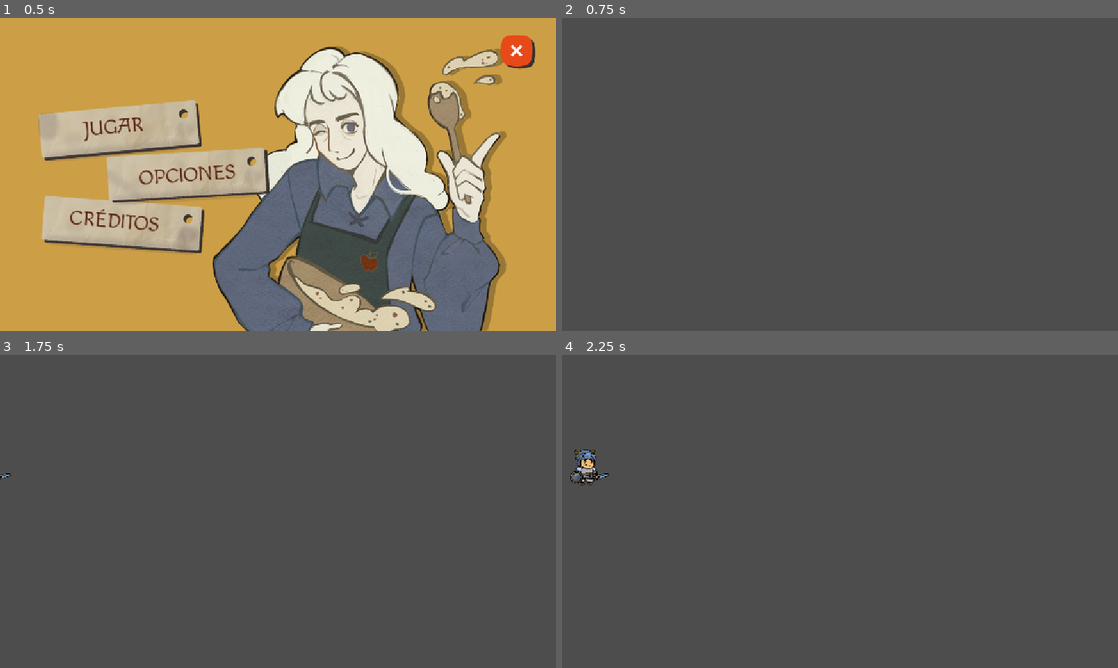
Above: before the commit, frames 1-4 (two rows, left to right).
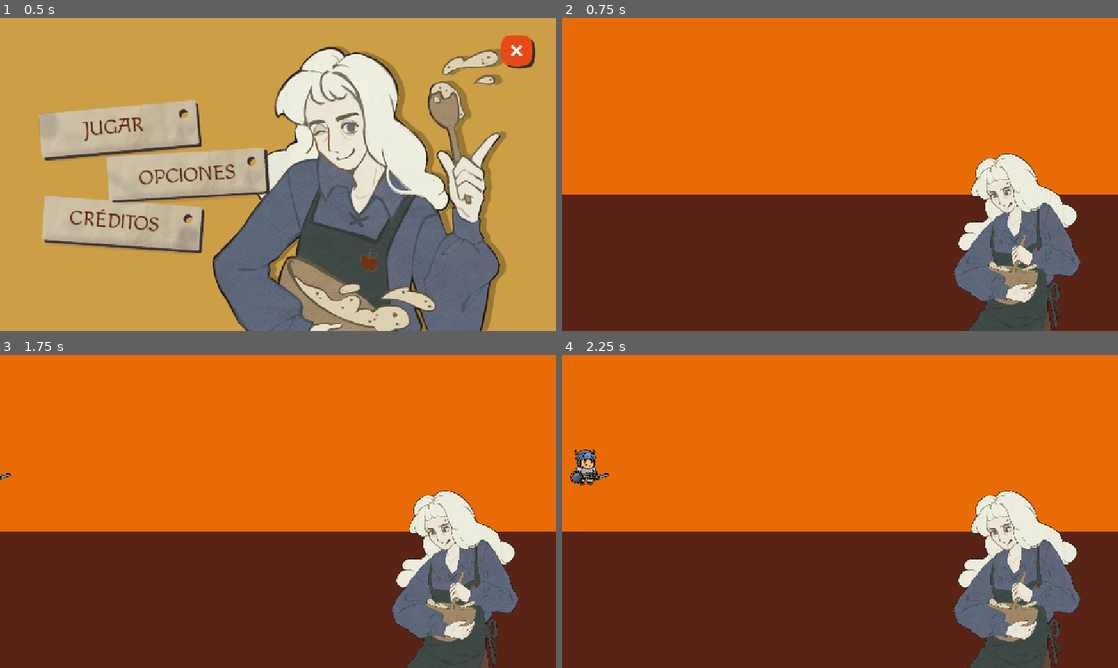
Above: after the commit, the same moments.

Repository: shiara0312/SandaGameJam2025
Game: Godot game, scene res://MainScene.tscn
The game is run twice, just before and just after one commit, with the same random seed, the same clock (stepped at 60 frames per second) and the same inputs.
Inputs:
- Up to frame 1 (0.5 s): no input
- Up to frame 2 (0.75 s): click "JUGAR" at 0.5 s
- Up to frame 3 (1.75 s): tap Enter at 1.25 s
- Up to frame 4 (2.25 s): no input

Frame 1 is identical in both runs. In frame 2, 98% of the frame differs, in the area x 0-100%, y 0-100%; in frame 3, 98%; in frame 4, 97%.

Commit message:
feat: fondo, barra, newton y cliente 1 aparecen en escena

Diff:
--- a/sandagamejam/MainScene.tscn
+++ b/sandagamejam/MainScene.tscn
@@ -1,12 +1,12 @@
 [gd_scene load_steps=11 format=3 uid="uid://cpif4nlr27xeh"]
 
 [ext_resource type="Script" uid="uid://dillk2kgfjndt" path="res://scripts/main_scene.gd" id="1_3mqji"]
-[ext_resource type="Texture2D" uid="uid://da1di5lqbuvun" path="res://assets/Portada.png" id="2_torvr"]
+[ext_resource type="Texture2D" uid="uid://da1di5lqbuvun" path="res://assets/backgrounds/Portada.png" id="2_torvr"]
 [ext_resource type="Texture2D" uid="uid://f0n1tsj6fjaf" path="res://assets/UI/btn1.png" id="2_uxrcv"]
 [ext_resource type="Texture2D" uid="uid://c5jkshtoi0o6" path="res://assets/UI/btn2.png" id="3_rf2cd"]
 [ext_resource type="Texture2D" uid="uid://gsh1n1mta4mb" path="res://assets/UI/btn3.png" id="4_a814b"]
 [ext_resource type="LabelSettings" uid="uid://b2h5bls5s7rsg" path="res://custom_resources/MainMenuButtonLabels.tres" id="5_rf2cd"]
-[ext_resource type="Texture2D" uid="uid://cyamlmrjdjrqp" path="res://assets/main/Newton_Portada.png" id="6_5crlr"]
+[ext_resource type="Texture2D" uid="uid://cyamlmrjdjrqp" path="res://assets/backgrounds/Newton_Portada.png" id="6_5crlr"]
 [ext_resource type="FontFile" uid="uid://bvsvwfxvm3l51" path="res://assets/fonts/Macondo/Macondo-Regular.ttf" id="6_a814b"]
 [ext_resource type="Texture2D" uid="uid://c6e1jarbejna" path="res://assets/UI/closebtn.png" id="7_hbc2u"]
 
--- a/sandagamejam/scenes/PastryLevel1.tscn
+++ b/sandagamejam/scenes/PastryLevel1.tscn
@@ -1,6 +1,9 @@
-[gd_scene load_steps=2 format=3 uid="uid://c360ti54la3sr"]
+[gd_scene load_steps=5 format=3 uid="uid://c360ti54la3sr"]
 
 [ext_resource type="Script" uid="uid://bsj6xfu8y1qhc" path="res://scripts/levels/cafe_level_1.gd" id="1_74nrv"]
+[ext_resource type="Texture2D" uid="uid://gxf8kno1qwh3" path="res://assets/backgrounds/Cocina.png" id="2_dsxrl"]
+[ext_resource type="Texture2D" uid="uid://vfi4fs01bg4l" path="res://assets/backgrounds/Barra.png" id="3_mmns1"]
+[ext_resource type="Texture2D" uid="uid://b3vhhtxb4ksiu" path="res://assets/sprites/newtown/Newton_cocinando.png" id="4_mmns1"]
 
 [node name="PastryLevel1" type="Control"]
 layout_mode = 3
@@ -18,16 +21,21 @@
 anchor_bottom = 1.0
 grow_horizontal = 2
 grow_vertical = 2
+texture = ExtResource("2_dsxrl")
 
 [node name="Personajes" type="Node2D" parent="."]
 
 [node name="Barra" type="TextureRect" parent="."]
 layout_mode = 0
-offset_right = 40.0
-offset_bottom = 40.0
+offset_top = 365.0
+offset_right = 1152.0
+offset_bottom = 648.0
+texture = ExtResource("3_mmns1")
 
-[node name="Newton" type="AnimatedSprite2D" parent="."]
-position = Vector2(0, 324)
+[node name="Newton" type="Sprite2D" parent="."]
+position = Vector2(943, 441)
+scale = Vector2(0.175, 0.175)
+texture = ExtResource("4_mmns1")
 
 [node name="MinijuegoLayer" type="CanvasLayer" parent="."]
 visible = false
Binary file added: sandagamejam/assets/backgrounds/Barra.png
Not shown, added: sandagamejam/assets/backgrounds/Barra.png.import
Binary file added: sandagamejam/assets/backgrounds/Cocina.png
Not shown, changed: sandagamejam/assets/backgrounds/Cocina.png.import
Renamed: sandagamejam/assets/main/Newton_Portada.png -> sandagamejam/assets/backgrounds/Newton_Portada.png
Not shown, changed: sandagamejam/assets/backgrounds/Newton_Portada.png.import
Renamed: sandagamejam/assets/Portada.png -> sandagamejam/assets/backgrounds/Portada.png
Not shown, added: sandagamejam/assets/backgrounds/Portada.png.import
Binary file added: sandagamejam/assets/sprites/newtown/Newton_buena_receta.png
Not shown, added: sandagamejam/assets/sprites/newtown/Newton_buena_receta.png.import
Binary file added: sandagamejam/assets/sprites/newtown/Newton_cocinando.png
Not shown, added: sandagamejam/assets/sprites/newtown/Newton_cocinando.png.import
